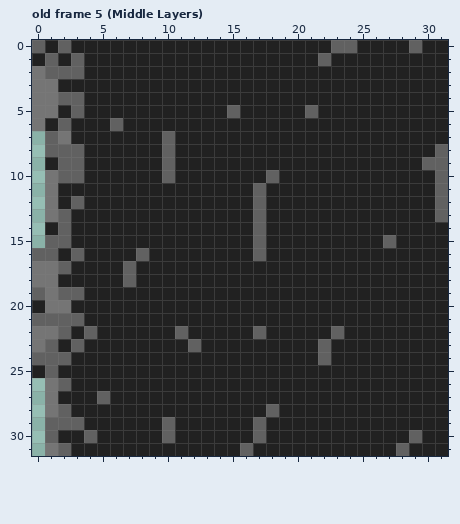
Two versions of one pixel-art file, dots/Aseprite drawings/TileSheet.aseprite. That is the earlier state.
32x32 pixels, 23 frames. Shown: old frame 5 (Middle Layers).
And afterwards:
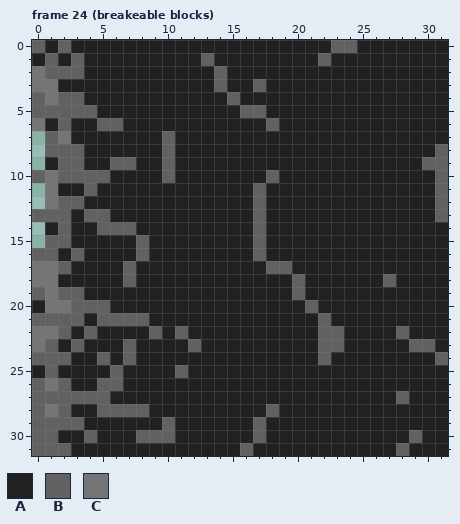
Palette (. is transparent): A #212121  B #616161  C #757575
A new or re-ordered frame is compared with the old frame closest to it.
What changed:
frames 23 -> 24
Changed rows in their new state; - is an unchanged pixel.
Frame 24 (breakeable blocks) is new; against old frame 5 (Middle Layers):
first column x 0:
 0 -----------------------------A--
 1 -------------B------------------
 2 --------------B-----------------
 3 --------------B--B--------------
 4 B--------------B----------------
 5 BBB-B----------ABB---A----------
 6 -----B------------B-------------
 9 ------BB------------------------
10 B---BB--------------------------
11 ----B---------------------------
12 --B-----------------------------
13 BB--BB--------------------------
14 -----BBB------------------------
15 --------B------------------A----
17 ------------------BB------------
18 --------------------B------B----
19 --------------------B-----------
20 ---BBB---------------B----------
21 -----BBBB-------------B---------
22 ---------B-------A----B-----B---
23 -------B---------------B-----BB-
24 -----B-B-----------------------B
25 ------B----B--------------------
26 B----BB-------------------------
27 BBBBB-----------------------B---
28 B----BBBB-----------------------
29 B-------------------------------
30 B-------BB----------------------
31 BB------------------------------
Pixel boxes of the changes (left, top, right, bottom) in both pictures:
changed: (409, 40, 422, 53)
changed: (201, 53, 318, 131)
changed: (32, 92, 188, 456)
changed: (383, 235, 448, 404)
changed: (253, 261, 344, 352)
